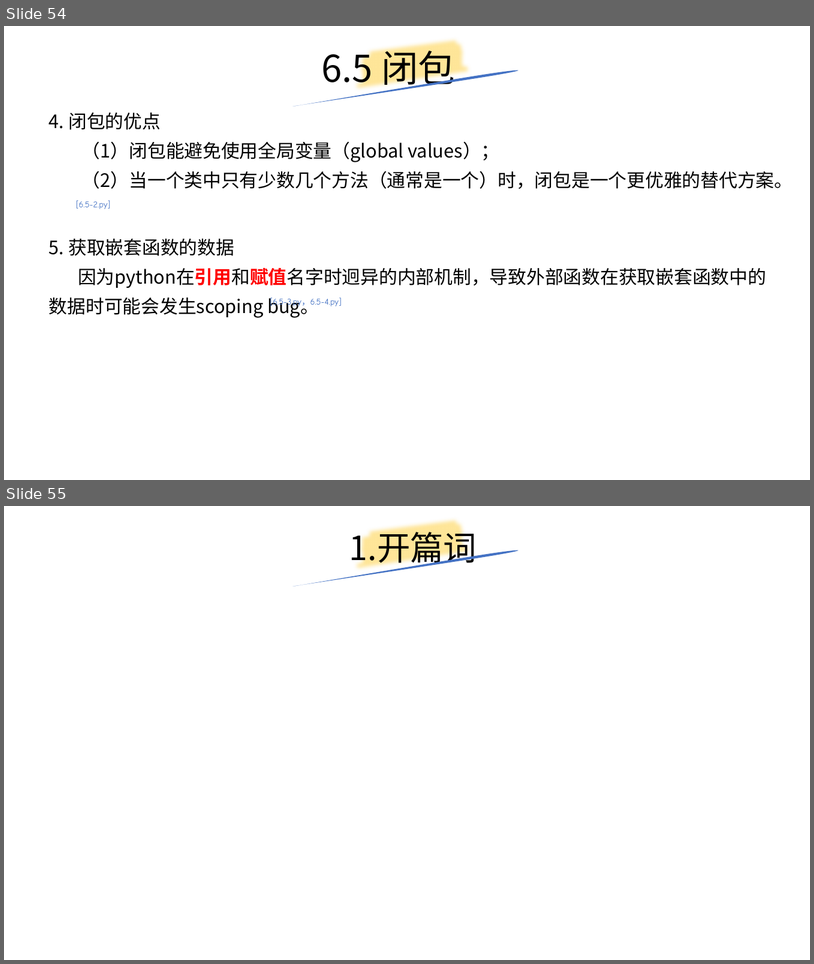
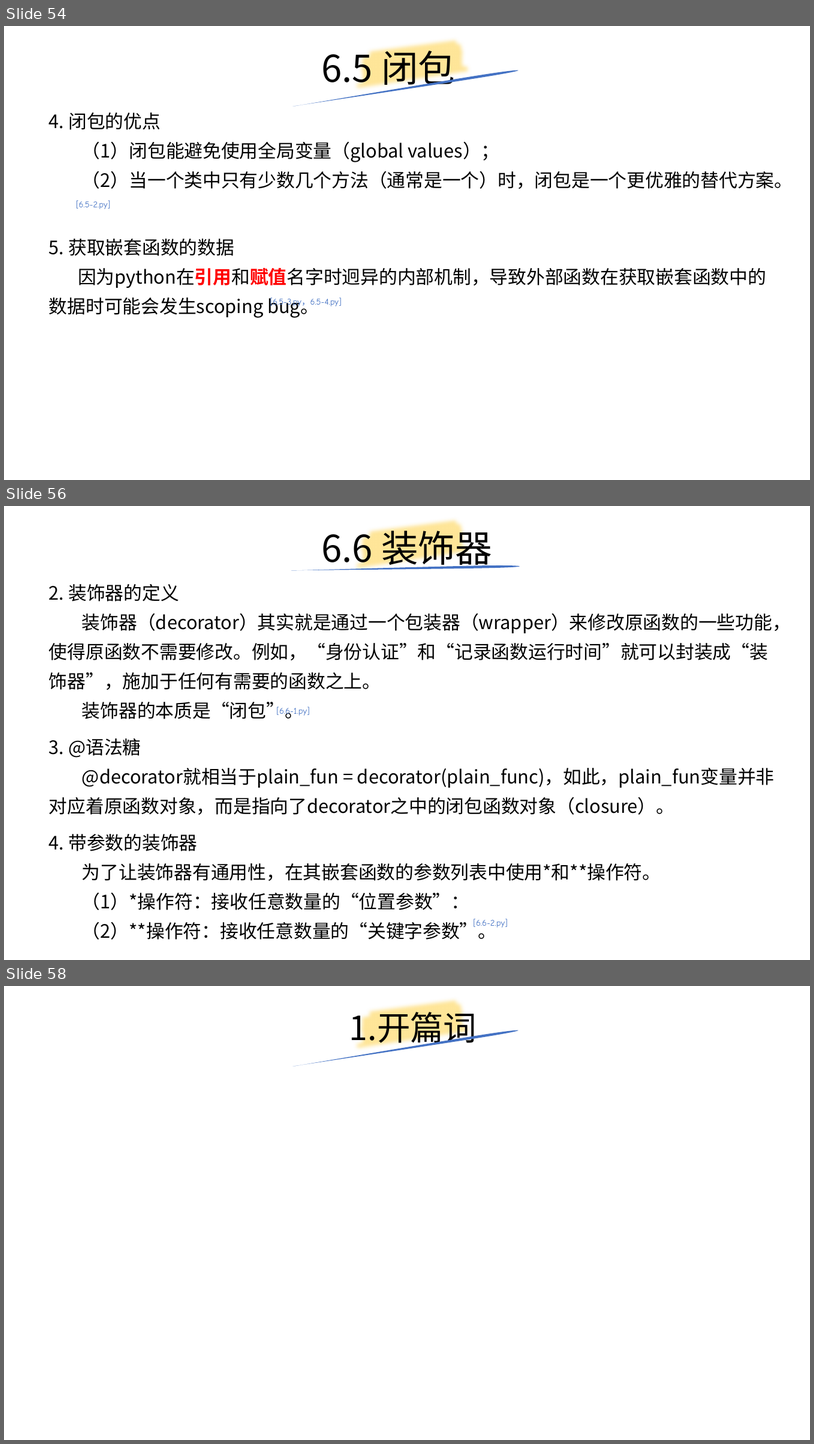
Before and after one commit to yiwenliu/CorePython, a slide deck: PPT/CorePython.pptx. Shown one above the other, each under a label of ours: slides 54 and 55 before the commit, slides 54, 56 and 58 after it; the slides between them are not shown. The pictures are 814x964 and 814x1444 pixels, drawn with LibreOffice and Linux fonts; fonts in the diff are those of the drawing. Boxes give left, top, right and bottom in pixels: in the first picture for what was removed or moved away, otherwise in the second. Text is boxed around its words. In the diff, an @@ line names an element or a change of style, - is before the commit and + after.

```diff
--- a/PPT/CorePython.pptx
+++ b/PPT/CorePython.pptx
@@ slide 56 added at (x1=4, y1=506, x2=810, y2=960), background #FFFFFF @@
@@ freeform shape added at (x1=353, y1=506, x2=476, y2=586), outline #FFE699 16 pt @@
@@ title added at (x1=322, y1=524, x2=492, y2=571), 44 pt, text #000000 @@
+6.6 装饰器
@@ freeform shape added at (x1=291, y1=565, x2=520, y2=570), fill #4472C4 @@
@@ text added at (x1=49, y1=584, x2=791, y2=719), 22 pt, text #000000 @@
+2. 装饰器的定义
+装饰器（decorator）其实就是通过一个包装器（wrapper）来修改原函数的一些功能，使得原函数不需要修改。例如，“身份认证”和“记录函数运行时间”就可以封装成“装饰器”，施加于任何有需要的函数之上。
+装饰器的本质是“闭包”。
@@ text added at (x1=276, y1=706, x2=309, y2=717), 18 pt, text #4472C4 @@
+[6.6-1.py]
@@ text added at (x1=49, y1=738, x2=775, y2=814), 22 pt, text #000000 @@
+3. @语法糖
+@decorator就相当于plain_fun = decorator(plain_func)，如此，plain_fun变量并非对应着原函数对象，而是指向了decorator之中的闭包函数对象（closure）。
@@ text added at (x1=49, y1=834, x2=662, y2=939), 22 pt, text #000000 @@
+4. 带参数的装饰器
+为了让装饰器有通用性，在其嵌套函数的参数列表中使用*和**操作符。
+（1）*操作符：接收任意数量的“位置参数”：
+（2）**操作符：接收任意数量的“关键字参数”。
@@ text added at (x1=473, y1=918, x2=507, y2=927), 18 pt, text #4472C4 @@
+[6.6-2.py]
@@ what was slide 55 is now slide 58 @@
```
Also in this commit, not shown: 2 other slides added, 5 other files.
